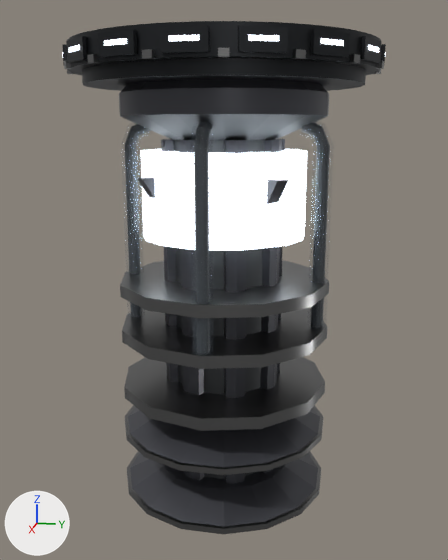
One commit to the glTF model assets/kit/Platform_Pillar.glb: the scene before it, then after it.
Before and after are seen from a 50 mm lens placed at (25.4, 5.1, -3.1), pointed at (0.0, 0.0, -9.4). Every picture has the same lights, and +X, +Y and +Z are marked at lower left. The picture after the commit comes second. Vertices at exactly the same position are counted once.

In view in the first picture: 'Platform_Pillar'.
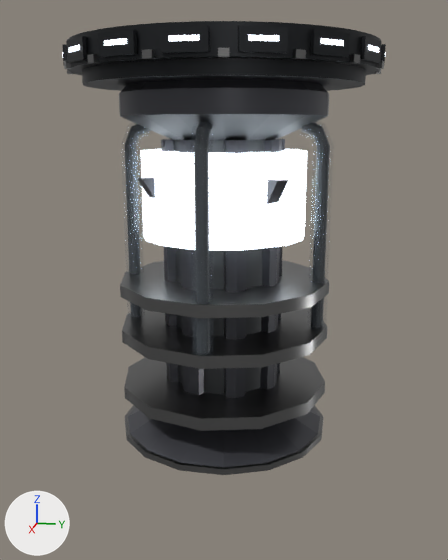
What differs and where, as boxes [x1, y1, x2, y2] in the pictures (448 x 560 px; the box of a moved part takes in the faces that stretch with it):
'Platform_Pillar', reshaped (11% shorter)
    before: [62, 21, 386, 534]
    after: [62, 21, 386, 475]
part 1 of me_platform_pillar, deleted
    before: [130, 453, 318, 527]
part 2 of me_platform_pillar, deleted
    before: [127, 451, 321, 534]
part 3 of me_platform_pillar, moved or reshaped
    before: [161, 139, 285, 484]
    after: [161, 139, 285, 398]

What the commit changed:
me_platform_pillar is used by ob_platform_pillar; location (0.0, 0.0, 0.0).
me_platform_pillar had 3026 vertices, 5336 faces and spanned x -6.2..6.2, y -6.2..6.2, z -18.6..0.1.
me_platform_pillar now has 2961 vertices, 5212 faces and spans x -6.2..6.2, y -6.2..6.2, z -16.0..0.1.
me_platform_pillar part 1: the loose piece of 32 vertices spanning x -4.3..4.3, y -4.3..4.3, z -18.4..-17.6 is deleted.
me_platform_pillar part 2: the loose piece of 32 vertices spanning x -4.4..4.4, y -4.4..4.4, z -18.6..-18.4 is deleted.
me_platform_pillar part 3: 56 vertices moved from x -2.4..2.4, y -2.4..2.4, z -17.7..-17.6 to x -2.4..2.4, y -2.4..2.4, z -15.1.
Other edits to the shape of me_platform_pillar do not show in these pictures.
